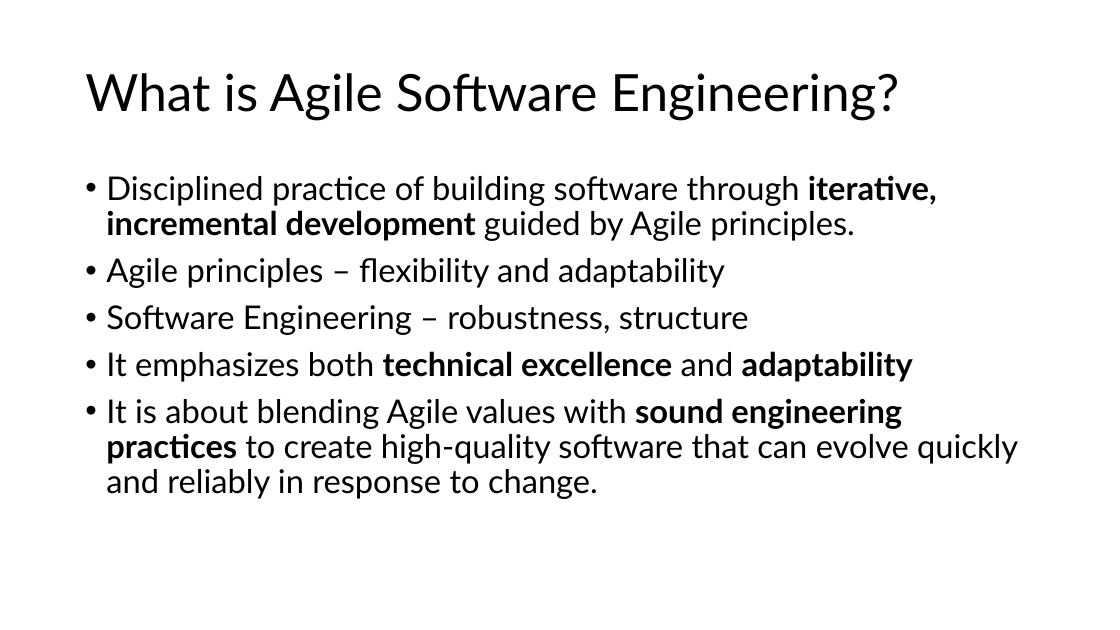
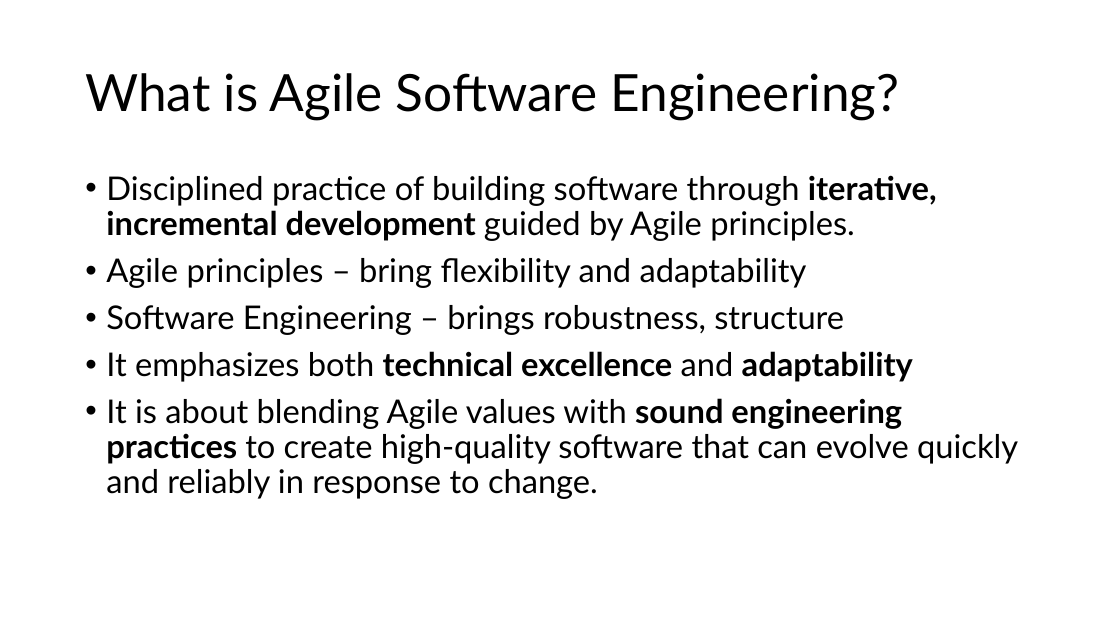
Before and after one commit to HeitorRoriz/NodeJS-Workshop, a slide deck: slide 3 of learning_material/Agile Software Engineering.pptx. Drawn at 1120x630 pixels with LibreOffice and Linux fonts; fonts in the diff are those of the drawing. Boxes give left, top, right and bottom in pixels: in the first picture for what was removed or moved away, otherwise in the second. Text is boxed around its words. In the diff, an @@ line names an element or a change of style, - is before the commit and + after.

Commit message:
Update Agile Software Engineering presentation file

```diff
--- a/learning_material/Agile Software Engineering.pptx
+++ b/learning_material/Agile Software Engineering.pptx
@@ text at [106,258,844,335]: text changed @@
-• Agile principles – flexibility and adaptability
-• Software Engineering – robustness, structure
+• Agile principles – bring flexibility and adaptability
+• Software Engineering – brings robustness, structure
```
Also in this commit, not shown: 1 other slide changed, 11 slides added, 1 other file.
